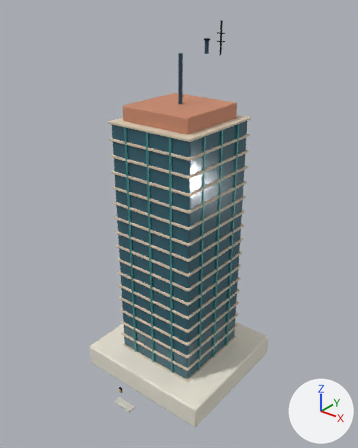
The glTF model assets/models/realistic/RES_TOWER_3x3_001.glb: old version first, new version second.
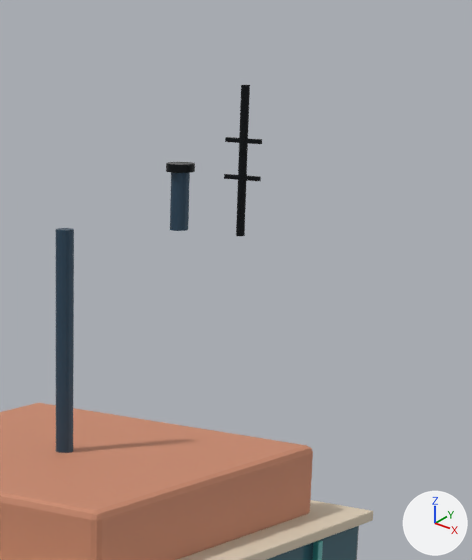
Each version appears first whole from a 50 mm camera at (8.51, -10.71, 11.86) aimed at (0.19, -0.31, 5.41), and next in a close-up on the part from 46% to 76% of the width and 0% to 29% of the height. Arrows for +X, +Y and +Z are at lower right; the lights stay in place. The first two pictures are the older version. Objects named as collision shapes, trigger or cutter boxes, shadow casters or lower levels of detail are left out. Where no turn or scale is listed for an object, it has been applied to the vertices. Vertices at exactly the same position are counted once.

Names of what the first close-up shows: 'RES_TOWER_3x3_001_Visual'.
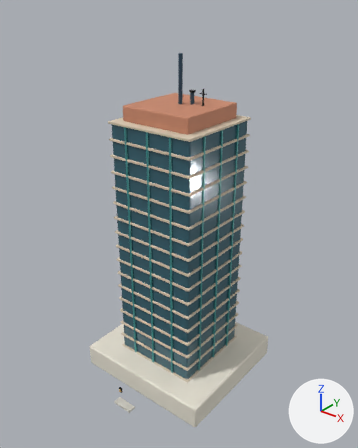
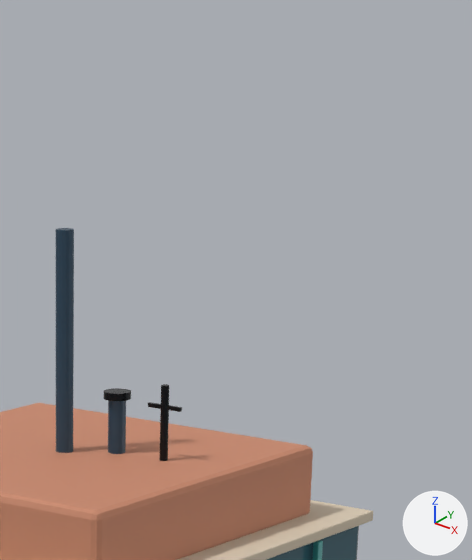
Where the newer file only moved an object's origin or applied its transform, the numbers keep the older frame.

Diff of the bpy script that builds the scene:
```diff
--- a/assets/models/realistic/RES_TOWER_3x3_001.glb.py
+++ b/assets/models/realistic/RES_TOWER_3x3_001.glb.py
@@ me_cube @@
 # used by ob_res_tower_3x3_001_visual; location = (0.0, 0.0, 0.375)
-me_cube.from_pydata(...)  # 2248 vertices, 4332 faces; spans x -2.28..2.28, y -2.94..2.14, z -0.38..10.65
+me_cube.from_pydata(...)  # 2192 vertices, 4224 faces; spans x -2.28..2.28, y -2.94..2.14, z -0.38..9.83
+# me_cube part 1: the loose piece of 56 vertices spanning x 0.87..1.11, y 0.39..0.42, z 10.34..10.36 is deleted
+# me_cube part 2
+# 24 vertices in x 0.46..0.63, y 0.36..0.49, z 9.83..10.17 move by (-0.27, -0.23, -1.32)
+# 20 vertices in x 0.49..0.63, y 0.35..0.49, z 9.83..10.17 move by (-0.28, -0.23, -1.32)
+# 19 vertices in x 0.87..1.11, y 0.39..0.43, z 9.83..10.14 move by (-0.36, -0.23, -1.32)
+# 16 vertices in x 0.87..1.11, y 0.4..0.42, z 10.16 move by (-0.36, -0.23, -1.31)
+# 14 vertices in x 0.5..0.63, y 0.32..0.49, z 9.83..10.17 move by (-0.28, -0.22, -1.32)
+# 14 vertices in x 0.46..0.59, y 0.32..0.45, z 9.83..10.17 move by (-0.27, -0.22, -1.32)
+# 93 vertices move from x 0.46..1.11, y 0.32..0.49, z 9.83..10.65 to x 0.19..0.75, y 0.1..0.27, z 8.51..8.97
 me_cube.materials.append(mat_focus_real_paper)
```

Changed parts and their boxes [x1, y1, x2, y2] in the close-ups (472 x 560 px; the box of a moved part takes in the faces that stretch with it):
'RES_TOWER_3x3_001_Visual', reshaped: before [0, 85, 373, 560]; after [0, 228, 373, 560]
part 1 of me_cube, deleted: before [225, 137, 262, 144]
part 2 of me_cube, moved or reshaped: before [166, 85, 261, 236]; after [104, 384, 182, 461]
